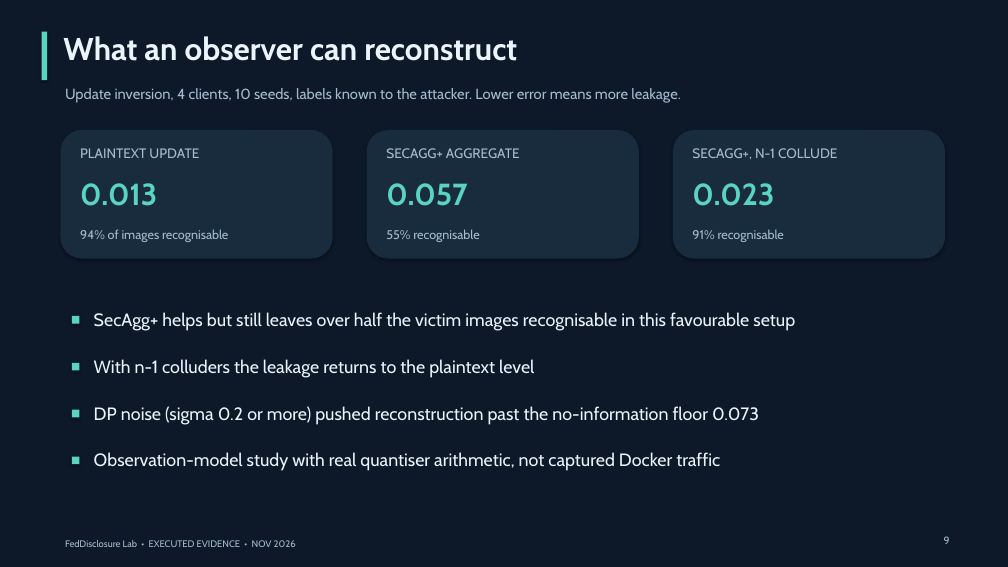
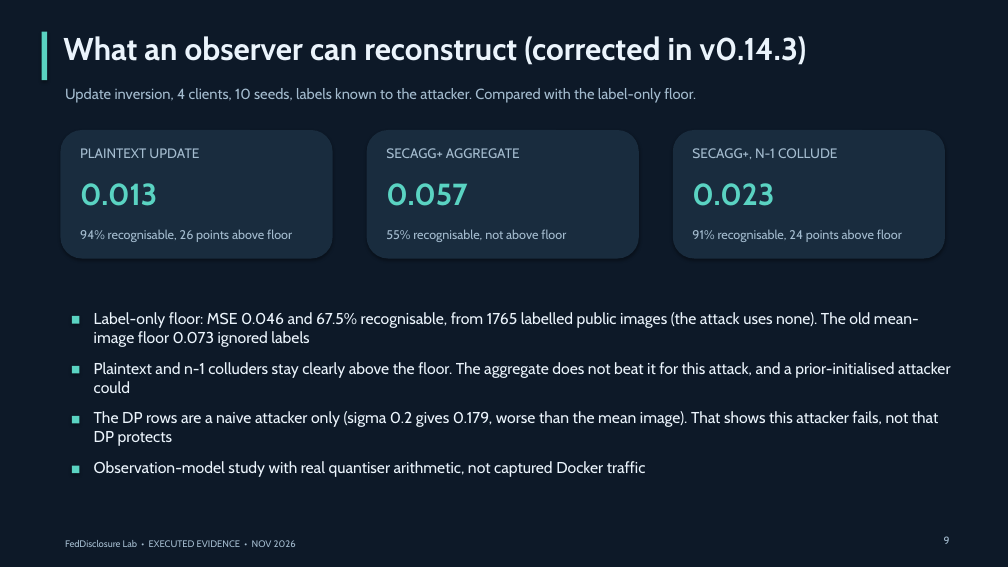
Before and after one commit to ahmedjawedaj/feddisclosure-lab, a slide deck: slide 9 of reports/faculty-briefing-v0.14.0.pptx. Drawn at 1008x567 pixels with LibreOffice and Linux fonts; fonts in the diff are those of the drawing. Boxes give left, top, right and bottom in pixels: in the first picture for what was removed or moved away, otherwise in the second. Text is boxed around its words. In the diff, an @@ line names an element or a change of style, - is before the commit and + after.

Commit message:
Correct the v0.14.2 inversion results: add label-only floor, withdraw two readings, add Wilson intervals and a claims check

```diff
--- a/reports/faculty-briefing-v0.14.0.pptx
+++ b/reports/faculty-briefing-v0.14.0.pptx
@@ text at bbox=[63, 36, 807, 65]: text changed @@
-What an observer can reconstruct
+What an observer can reconstruct (corrected in v0.14.3)
@@ text at bbox=[65, 88, 696, 103]: text changed @@
-Update inversion, 4 clients, 10 seeds, labels known to the attacker. Lower error means more leakage.
+Update inversion, 4 clients, 10 seeds, labels known to the attacker. Compared with the label-only floor.
@@ text at bbox=[80, 229, 292, 242]: text changed @@
-94% of images recognisable
+94% recognisable, 26 points above floor
@@ text at bbox=[386, 229, 566, 242]: text changed @@
-55% recognisable
+55% recognisable, not above floor
@@ text at bbox=[692, 229, 902, 242]: text changed @@
-91% recognisable
+91% recognisable, 24 points above floor
@@ text at bbox=[94, 312, 919, 347]: text changed; size 17 to 15 pt @@
-SecAgg+ helps but still leaves over half the victim images recognisable in this favourable setup
+Label-only floor: MSE 0.046 and 67.5% recognisable, from 1765 labelled public images (the attack uses none). The old mean-image floor 0.073 ignored labels
@@ text at bbox=[94, 362, 951, 393]: text changed; size 17 to 15 pt @@
-With n-1 colluders the leakage returns to the plaintext level
+Plaintext and n-1 colluders stay clearly above the floor. The aggregate does not beat it for this attack, and a prior-initialised attacker could
@@ rectangle: place and size @@
-rectangle at bbox=[72, 410, 79, 417]
+rectangle at bbox=[72, 416, 79, 423]
@@ text at bbox=[94, 411, 939, 446]: text changed; size 17 to 15 pt @@
-DP noise (sigma 0.2 or more) pushed reconstruction past the no-information floor 0.073
+The DP rows are a naive attacker only (sigma 0.2 gives 0.179, worse than the mean image). That shows this attacker fails, not that DP protects
@@ rectangle: place and size @@
-rectangle at bbox=[72, 457, 79, 464]
+rectangle at bbox=[72, 466, 79, 473]
@@ text "Observation-model study with real quantiser ...": place and size @@
-text "Observation-model study with real quantiser ..." at bbox=[94, 452, 720, 471]
+text "Observation-model study with real quantiser ..." at bbox=[94, 461, 646, 477]
@@ text "Observation-model study with real quantiser ..." at bbox=[94, 461, 646, 477]: size 17 to 15 pt @@
```
Also in this commit, not shown: 30 other files.
